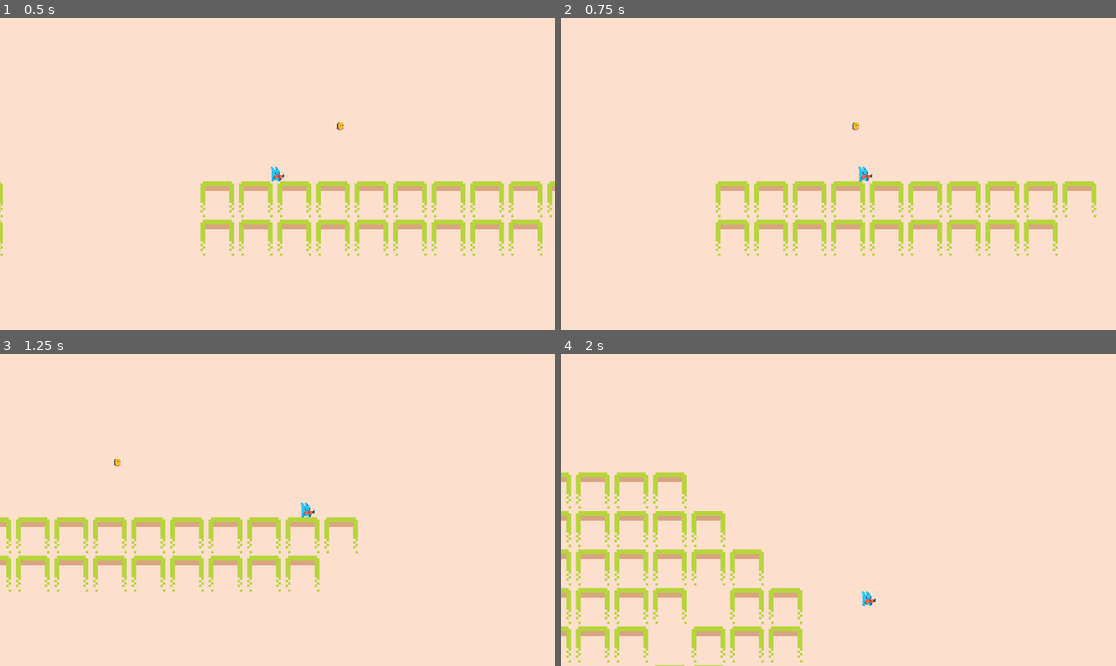
Above: before the commit, frames 1-4 (two rows, left to right).
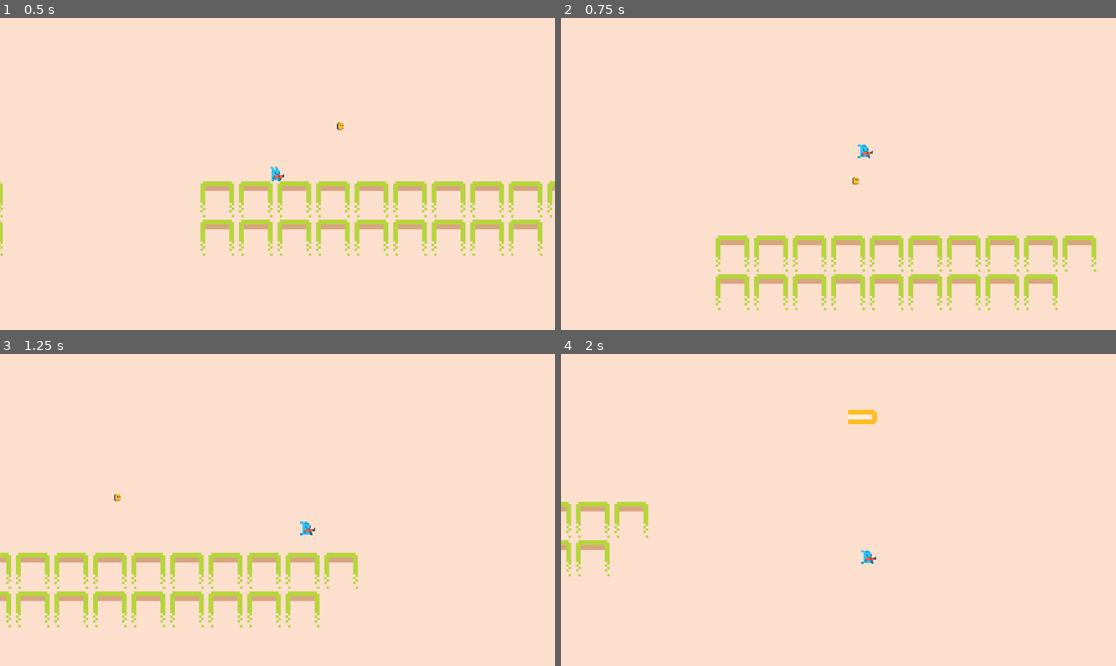
Above: after the commit, the same moments.

Repository: conor-wilson/dr-shrink
Game: Godot game, scene res://scenes/main.tscn
Two runs of this game, one before a commit and one after it. Both use one fixed random seed, a clock stepped at 60 frames per second and the inputs below.
Inputs:
- Up to frame 1 (0.5 s): no input
- Up to frame 2 (0.75 s): tap Enter at 0.5 s; hold Right (Right) from 0.53 s (still down); hold W (Jump, bound only after the commit) from 0.53 s (still down); tap Shift (Shoot, bound only before the commit) at 0.6 s
- Up to frame 3 (1.25 s): keep holding Right (Right); keep holding W (Jump, bound only after the commit)
- Up to frame 4 (2 s): keep holding Right (Right); release W (Jump, bound only after the commit) at 1.28 s; tap W (Jump, bound only after the commit) at 1.35, 1.52, 1.82 s; tap Space (Jump, bound only before the commit) at 1.55 s

Frame 1 is identical in both runs. In frame 2, 11% of the frame differs, in the area x 27-97%, y 33-94%; in frame 3, 7.7%; in frame 4, 7.8%.

Commit message:
Initialised bullet firing

Diff:
--- a/shrinker/shrinker/project.godot
+++ b/shrinker/shrinker/project.godot
@@ -43,12 +43,13 @@
 }
 Jump={
 "deadzone": 0.5,
-"events": [Object(InputEventKey,"resource_local_to_scene":fa …(140 unchanged characters)… d":false,"keycode":0,"physical_keycode":32,"key_label":0,"unicode":32,"location":0,"echo":false,"script":null)
+"events": [Object(InputEventKey,"resource_local_to_scene":fa …(140 unchanged characters)… d":false,"keycode":0,"physical_keycode":87,"key_label":0,"unicode":119,"location":0,"echo":false,"script":null)
+, Object(InputEventKey,"resource_local_to_scene":false,"resource_name":"","device":-1,"window_id":0,"alt_pressed":false,"shift_pressed":false,"ctrl_pressed":false,"meta_pressed":false,"pressed":false,"keycode":0,"physical_keycode":4194320,"key_label":0,"unicode":0,"location":0,"echo":false,"script":null)
 ]
 }
 Shoot={
 "deadzone": 0.5,
-"events": [Object(InputEventKey,"resource_local_to_scene":fa …(140 unchanged characters)… d":false,"keycode":0,"physical_keycode":4194325,"key_label":0,"unicode":0,"location":0,"echo":false,"script":null)
+"events": [Object(InputEventKey,"resource_local_to_scene":fa …(140 unchanged characters)… d":false,"keycode":0,"physical_keycode":32,"key_label":0,"unicode":32,"location":0,"echo":false,"script":null)
 ]
 }
 
--- /dev/null
+++ b/shrinker/shrinker/scenes/entities/bullet.gd
@@ -0,0 +1,12 @@
+extends Area2D
+
+var speed : float = 150
+
+# Called when the node enters the scene tree for the first time.
+func _ready() -> void:
+	pass # Replace with function body.
+
+
+# Called every frame. 'delta' is the elapsed time since the previous frame.
+func _process(delta: float) -> void:
+	position.x += speed*delta
--- /dev/null
+++ b/shrinker/shrinker/scenes/entities/bullet.tscn
@@ -0,0 +1,27 @@
+[gd_scene load_steps=5 format=3 uid="uid://dhlgy38ca8fph"]
+
+[ext_resource type="Texture2D" uid="uid://div0ehyylvviq" path="res://graphics/bullet/bullet.png" id="1_dw3g2"]
+[ext_resource type="Script" path="res://scenes/entities/bullet.gd" id="1_yj7kb"]
+
+[sub_resource type="SpriteFrames" id="SpriteFrames_6re1k"]
+animations = [{
+"frames": [{
+"duration": 1.0,
+"texture": ExtResource("1_dw3g2")
+}],
+"loop": true,
+"name": &"default",
+"speed": 5.0
+}]
+
+[sub_resource type="RectangleShape2D" id="RectangleShape2D_g5ehk"]
+size = Vector2(12, 6)
+
+[node name="Bullet" type="Area2D"]
+script = ExtResource("1_yj7kb")
+
+[node name="AnimatedSprite2D" type="AnimatedSprite2D" parent="."]
+sprite_frames = SubResource("SpriteFrames_6re1k")
+
+[node name="CollisionShape2D" type="CollisionShape2D" parent="."]
+shape = SubResource("RectangleShape2D_g5ehk")
--- a/shrinker/shrinker/scenes/entities/player.gd
+++ b/shrinker/shrinker/scenes/entities/player.gd
@@ -1,13 +1,19 @@
 extends CharacterBody2D
+
+signal fire_bullet
 
 @export var walk_speed         := 300.0
 @export var jump_speed         := 600.0
 @export var gravity_multiplier := 1.0
 @export var glide_effect       := 0.5
+@export var bullet_scene       : PackedScene
 
-func _physics_process(delta: float) -> void:
+var has_gun : bool = true
+
+func _process(delta: float) -> void:
 	apply_gravity(delta)
 	handle_input()
+	set_animation()
 	move_and_slide()
 
 func apply_gravity(delta: float):
@@ -20,18 +26,25 @@
 		velocity += vel_due_to_gravity
 
 func handle_input():
+
+	# Handle jump input
 	if Input.is_action_just_pressed("Jump") and is_on_floor():
 		jump()
+
+	# Handle shoot input
 	if Input.is_action_just_pressed("Shoot") and $ShootCooldown.is_stopped():
 		shoot()
+
+	# Handle the directional input
 	var direction := Input.get_axis("Left", "Right")
 	move(direction)
+	set_direction(direction)
 
 func jump():
 	velocity.y = -jump_speed
 
 func shoot():
-	print("SHOOT!")
+	fire_bullet.emit()
 	$ShootCooldown.start()
 
 func move(direction:float):
@@ -39,3 +52,30 @@
 		velocity.x = direction * walk_speed
 	else:
 		velocity.x = move_toward(velocity.x, 0, walk_speed)
+
+func set_animation():
+
+	# Idle animation
+	if velocity == Vector2.ZERO:
+		if has_gun:
+			$AnimatedSprite2D.animation = 'idle_gun'
+		else:
+			$AnimatedSprite2D.animation = 'idle'
+
+	# Jump animation
+	elif !is_on_floor():
+		if has_gun:
+			$AnimatedSprite2D.animation = 'jump_gun'
+		else:
+			$AnimatedSprite2D.animation = 'jump'
+
+	# Walk animation
+	else:
+		if has_gun:
+			$AnimatedSprite2D.animation = 'walk_gun'
+		else:
+			$AnimatedSprite2D.animation = 'walk'
+
+func set_direction(direction:float):
+	if direction != 0:
+		$AnimatedSprite2D.flip_h = (direction <= 0)
--- a/shrinker/shrinker/scenes/entities/player.tscn
+++ b/shrinker/shrinker/scenes/entities/player.tscn
@@ -1,7 +1,67 @@
-[gd_scene load_steps=4 format=3 uid="uid://qqpy727wo2k3"]
+[gd_scene load_steps=8 format=3 uid="uid://qqpy727wo2k3"]
 
 [ext_resource type="Script" path="res://scenes/entities/player.gd" id="1_p3vp5"]
+[ext_resource type="Texture2D" uid="uid://dbb3jmrdcay6r" path="res://graphics/player/basic/idle.png" id="2_ieg7t"]
 [ext_resource type="Texture2D" uid="uid://b0efgrwb2ionq" path="res://graphics/player/gun/idle.png" id="2_j17tb"]
+[ext_resource type="Texture2D" uid="uid://baknl57csjt2o" path="res://graphics/player/basic/walk.png" id="3_a7p5x"]
+[ext_resource type="Texture2D" uid="uid://cucddsuj0rd6a" path="res://graphics/player/gun/walk.png" id="5_chux7"]
+
+[sub_resource type="SpriteFrames" id="SpriteFrames_rolv3"]
+animations = [{
+"frames": [{
+"duration": 1.0,
+"texture": ExtResource("2_ieg7t")
+}],
+"loop": true,
+"name": &"idle",
+"speed": 5.0
+}, {
+"frames": [{
+"duration": 1.0,
+"texture": ExtResource("2_j17tb")
+}],
+"loop": true,
+"name": &"idle_gun",
+"speed": 5.0
+}, {
+"frames": [{
+"duration": 1.0,
+"texture": ExtResource("3_a7p5x")
+}],
+"loop": true,
+"name": &"jump",
+"speed": 5.0
+}, {
+"frames": [{
+"duration": 1.0,
+"texture": ExtResource("5_chux7")
+}],
+"loop": true,
+"name": &"jump_gun",
+"speed": 5.0
+}, {
+"frames": [{
+"duration": 1.0,
+"texture": ExtResource("2_ieg7t")
+}, {
+"duration": 1.0,
+"texture": ExtResource("3_a7p5x")
+}],
+"loop": true,
+"name": &"walk",
+"speed": 5.0
+}, {
+"frames": [{
+"duration": 1.0,
+"texture": ExtResource("2_j17tb")
+}, {
+"duration": 1.0,
+"texture": ExtResource("5_chux7")
+}],
+"loop": true,
+"name": &"walk_gun",
+"speed": 5.0
+}]
 
 [sub_resource type="CapsuleShape2D" id="CapsuleShape2D_0qok2"]
 radius = 2.0
@@ -10,13 +70,14 @@
 [node name="Player" type="CharacterBody2D"]
 script = ExtResource("1_p3vp5")
 
-[node name="Sprite2D" type="Sprite2D" parent="."]
+[node name="AnimatedSprite2D" type="AnimatedSprite2D" parent="."]
 position = Vector2(-4.76837e-07, 1.81899e-12)
 scale = Vector2(0.4375, 0.4375)
-texture = ExtResource("2_j17tb")
+sprite_frames = SubResource("SpriteFrames_rolv3")
+animation = &"walk_gun"
+autoplay = "walk"
 
 [node name="CollisionShape2D" type="CollisionShape2D" parent="."]
-position = Vector2(-1, 0)
 shape = SubResource("CapsuleShape2D_0qok2")
 
 [node name="Camera2D" type="Camera2D" parent="."]
--- /dev/null
+++ b/shrinker/shrinker/scenes/levels/level.gd
@@ -0,0 +1,17 @@
+extends Node2D
+
+
+# Called when the node enters the scene tree for the first time.
+func _ready() -> void:
+	pass # Replace with function body.
+
+
+# Called every frame. 'delta' is the elapsed time since the previous frame.
+func _process(delta: float) -> void:
+	pass
+
+
+func _on_player_fire_bullet() -> void:
+	var bullet : Node = $Player.bullet_scene.instantiate()
+	add_child(bullet)
+	bullet.global_position = $Player.global_position
--- a/shrinker/shrinker/scenes/levels/level.tscn
+++ b/shrinker/shrinker/scenes/levels/level.tscn
@@ -1,10 +1,13 @@
-[gd_scene load_steps=4 format=4 uid="uid://2ia1drt3yu51"]
+[gd_scene load_steps=6 format=4 uid="uid://2ia1drt3yu51"]
 
+[ext_resource type="Script" path="res://scenes/levels/level.gd" id="1_iyron"]
 [ext_resource type="TileSet" uid="uid://c257uwyyh3eq6" path="res://scenes/levels/new_tile_set.tres" id="1_rogcm"]
 [ext_resource type="PackedScene" uid="uid://qqpy727wo2k3" path="res://scenes/entities/player.tscn" id="2_0ahq2"]
 [ext_resource type="PackedScene" uid="uid://dojy0xq2vepd3" path="res://scenes/entities/bee_enemy.tscn" id="3_b4y1d"]
+[ext_resource type="PackedScene" uid="uid://dhlgy38ca8fph" path="res://scenes/entities/bullet.tscn" id="3_kxyrt"]
 
 [node name="Level" type="Node2D"]
+script = ExtResource("1_iyron")
 
 [node name="TileMapLayer" type="TileMapLayer" parent="."]
 tile_map_data = PackedByteArray("AAAFAAUAAAAJAAAAAAAGAAYAAAAJAAAAAAAHAAYAAAAJAAAAAAAIAAYAAAAJAAAAAAAJAAYAAAAJAAAAAAAKAA …(4224 unchanged characters)…
@@ -15,8 +18,11 @@
 walk_speed = 150.0
 jump_speed = 250.0
 glide_effect = 0.25
+bullet_scene = ExtResource("3_kxyrt")
 
 [node name="Enemies" type="Node2D" parent="."]
 
 [node name="Bee" parent="Enemies" instance=ExtResource("3_b4y1d")]
 position = Vector2(523, 121)
+
+[connection signal="fire_bullet" from="Player" to="." method="_on_player_fire_bullet"]
Not shown, added: shrinker/shrinker/graphics/Enemies/bee/0.png.import
Not shown, added: shrinker/shrinker/graphics/Enemies/worm/1.png.import
Not shown, added: shrinker/shrinker/graphics/level/clouds/3.png.import
Not shown, added: shrinker/shrinker/graphics/level/tilesets/decoration_tilemap.png.import
Not shown, added: shrinker/shrinker/graphics/player/basic/idle.png.import
Not shown, added: shrinker/shrinker/graphics/player/gun/gun.png.import
Not shown, added: shrinker/shrinker/graphics/player/gun/walk.png.import
